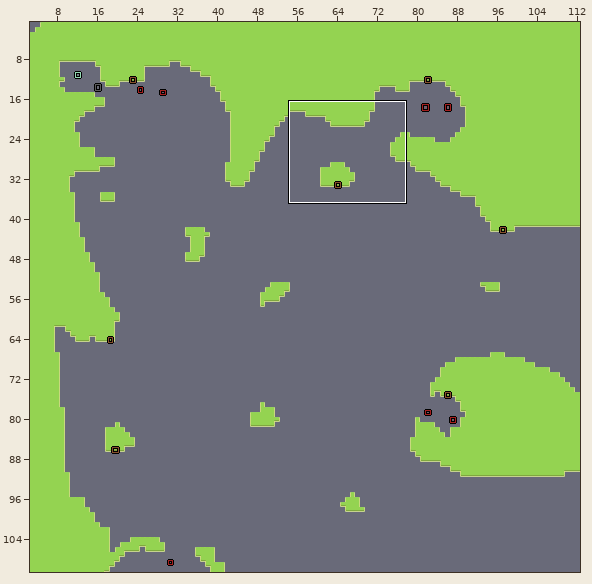
LDtk project -- assets/levels/level.ldtk. The first picture is a wide view before the edit; the outline marks the close-up.
Close-up. As it was:
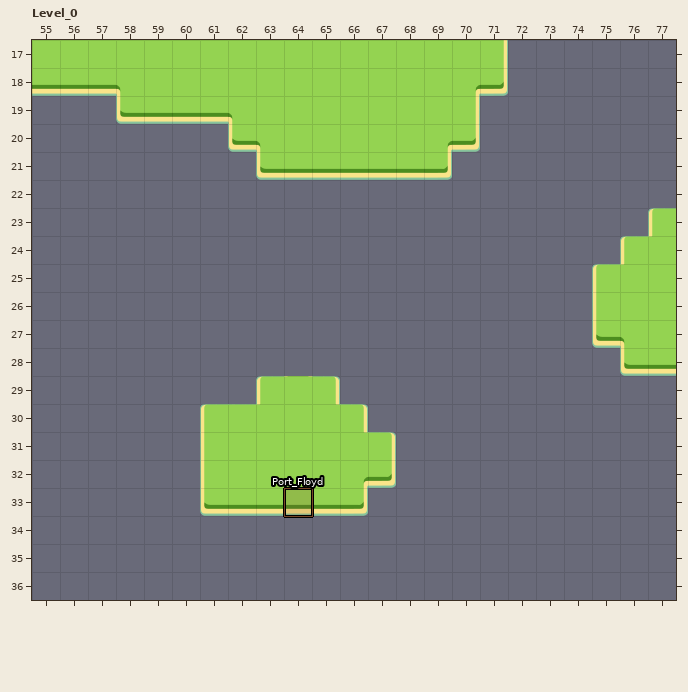
Cells are 100x100 px. Shown: Level_0 x 55..77, y 17..36. The commit also changed other parts of the map, which this record leaves out.
The result:
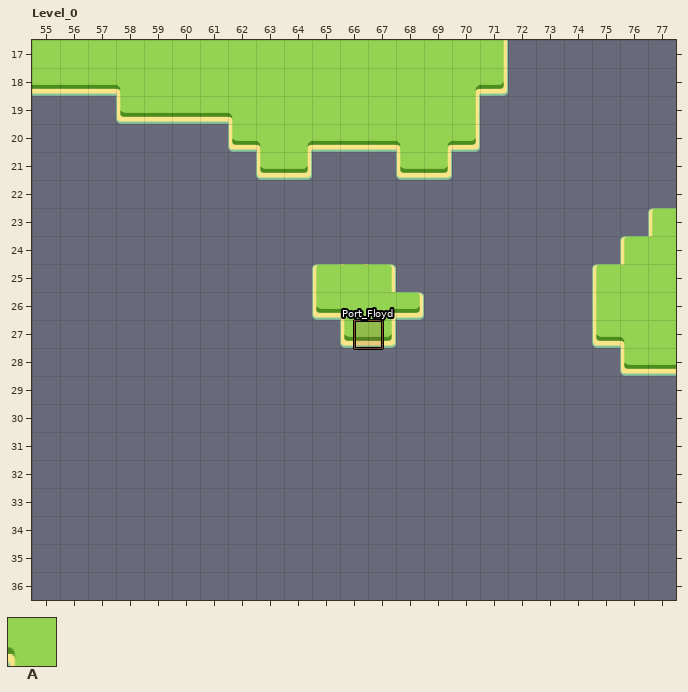
Key: from "Islands": A 1 "Ground".
_ is an empty cell.
Objects are placed by their top-left corner, in cells (3,4 is the top-left corner of cell 3,4); size is 1x1 cell unless given.
Difference:
{"where": "layer \"Islands\""}
{"y":21,"x":65,"old":"AAA","new":"___"}
{"y":25,"x":65,"old":"___","new":"AAA"}
{"y":26,"x":65,"old":"____","new":"AAAA"}
{"y":27,"x":66,"old":"__","new":"AA"}
{"y":29,"x":63,"old":"AAA","new":"___"}
{"y":30,"x":61,"old":"AAAAAA","new":"______"}
{"y":31,"x":61,"old":"AAAAAAA","new":"_______"}
{"y":32,"x":61,"old":"AAAAAAA","new":"_______"}
{"y":33,"x":61,"old":"AAAAAA","new":"______"}
{"where": "layer \"Entities\""}
{"was": "\"Port_Floyd\" rectangle at 64,33", "now": "\"Port_Floyd\" rectangle at 66.5,27"}
